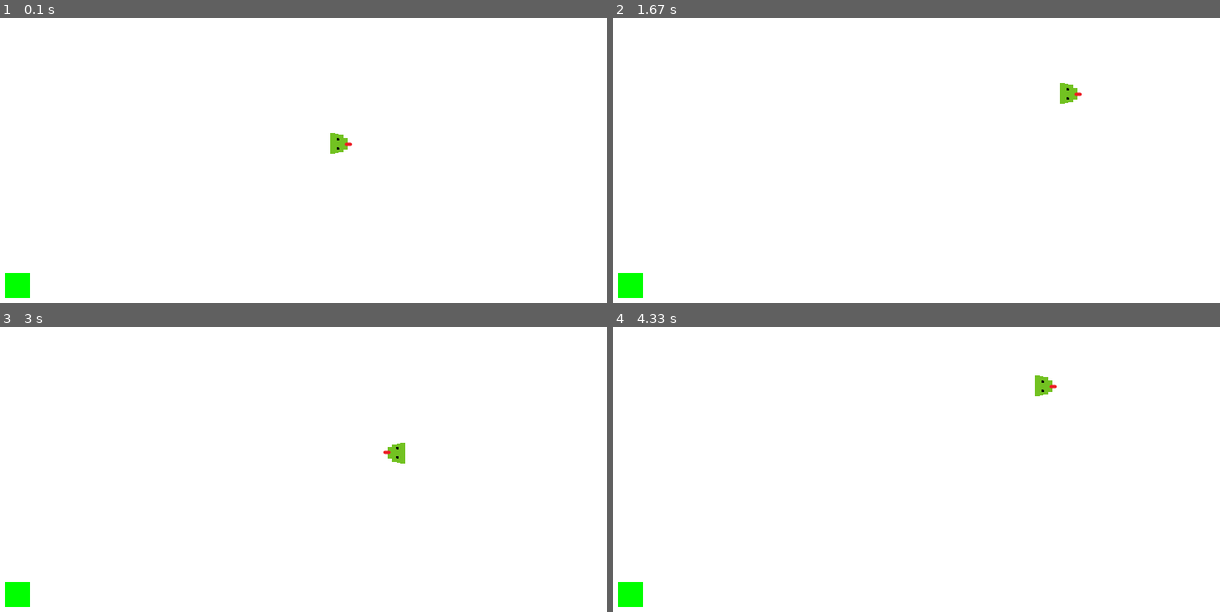
Above: before the commit, frames 1-4 (two rows, left to right).
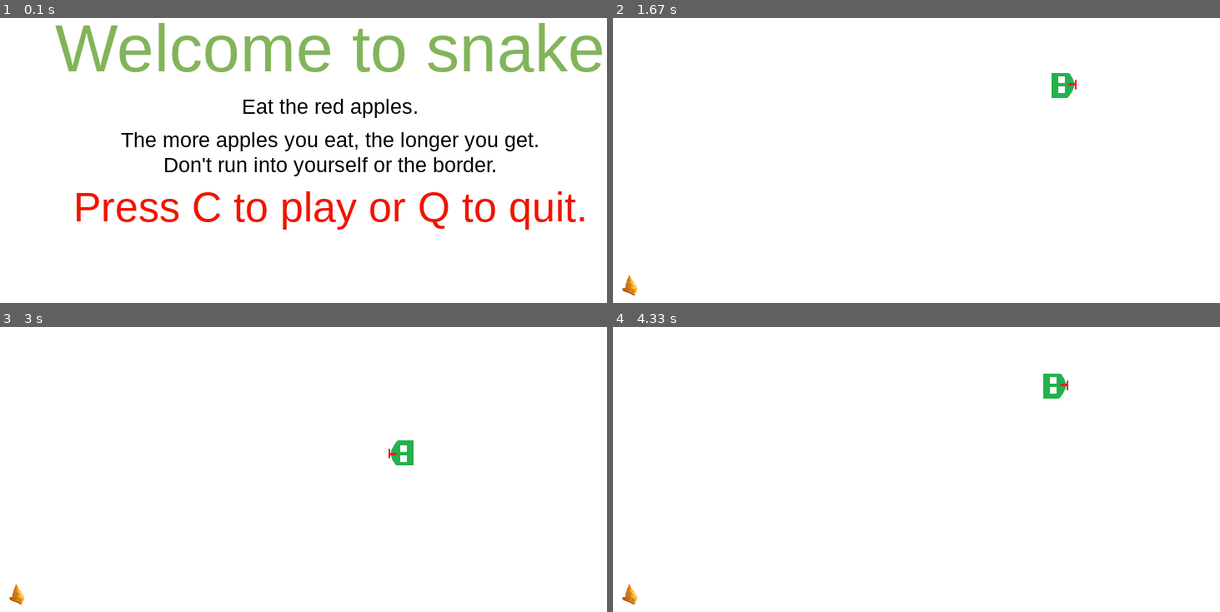
Above: after the commit, the same moments.

Repository: solarconstant/PyGame-Snake
Game: pygame game, started from Intro.py
The game is run twice, just before and just after one commit, with the same random seed, the same clock (stepped at 60 frames per second) and the same inputs.
Inputs:
- Up to frame 1 (0.1 s): no input
- Up to frame 2 (1.67 s): tap C at 0.33 s; hold Right 0.67-1.13 s; hold Up 1.17-1.47 s; hold Right from 1.5 s (still down)
- Up to frame 3 (3 s): release Right at 1.97 s; hold Left 2-2.53 s; hold Down 2.57-2.87 s; hold Left from 2.9 s (still down)
- Up to frame 4 (4.33 s): release Left at 3.3 s; hold Up 3.33-3.7 s; hold Right from 3.73 s (still down)

The runs differ from the first frame. In frame 1, 11% of the frame differs, in the area x 0-100%, y 1-99%; in frame 2, 0.7%; in frame 3, 0.7%; in frame 4, 0.7%.

Commit message:
added start menu and changed apple

Diff:
--- a/Intro.py
+++ b/Intro.py
@@ -16,9 +16,13 @@
 display_height = 600
 
 gameDisplay = pygame.display.set_mode((display_width, display_height))
-pygame.display.set_caption('Slither')
+pygame.display.set_caption('Snake')
+
+icon = pygame.image.load('samosa.png')
+pygame.display.set_icon(icon)
 
 img = pygame.image.load('head.png')
+samosa = pygame.image.load('samosa.png')
 clock = pygame.time.Clock()
 block_size = 30
 FPS = 20
@@ -27,6 +31,43 @@
 smallfont = pygame.font.SysFont('helvetica', 25)
 medfont = pygame.font.SysFont('helvetica', 50)
 largefont = pygame.font.SysFont('helvetica', 80)
+
+def game_intro():
+	intro = True
+	while intro:
+
+		for event in pygame.event.get():
+			if event.type == pygame.QUIT:
+				pygame.quit()
+				quit()
+
+			if event.type == pygame.KEYDOWN:
+				if event.key == pygame.K_q:
+					pygame.quit()
+					quit()
+				elif event.key == pygame.K_c:
+					intro = False
+
+		gameDisplay.fill(color)
+		message_to_screen('Welcome to snake',
+							(130, 180, 90),
+							-100,
+							size = 'large')
+		message_to_screen('Eat the red apples.',
+							(0, 0, 0),
+							-30)
+		message_to_screen('The more apples you eat, the longer you get.',
+							(0, 0, 0),
+							10)
+		message_to_screen('Don\'t run into yourself or the border.',
+							(0, 0, 0),
+							40)
+		message_to_screen('Press C to play or Q to quit.',
+							(240, 20, 0),
+							90,
+							size = 'medium')
+		pygame.display.update()
+		clock.tick(30)
 
 def snake(block_size, snake_list):
 	if direction == 'right':
@@ -40,7 +81,7 @@
 
 	gameDisplay.blit(head, (snake_list[-1][0], snake_list[-1][1]))
 
-	for XnY in snake_list[:-1]:
+	for XnY in snake_list[:-3]:
 		pygame.draw.rect(gameDisplay, (114, 194, 33), [XnY[0], XnY[1], block_size, block_size])
 
 def text_objects(text, color, size):
@@ -115,8 +156,8 @@
 		lead_x += lead_x_change
 		lead_y += lead_y_change
 		gameDisplay.fill(color)
-		pygame.draw.rect(gameDisplay, (0, 255, 0), [position_apple_X, position_apple_Y, block_size, block_size])
-
+		#pygame.draw.rect(gameDisplay, (0, 255, 0), [position_apple_X, position_apple_Y, block_size, block_size])
+		gameDisplay.blit(samosa, (position_apple_X, position_apple_Y))
 		snake_head = []
 		snake_head.append(lead_x)
 		snake_head.append(lead_y)
@@ -139,11 +180,12 @@
 
 		if lead_x >= position_apple_X and lead_x <= position_apple_X + block_size or lead_x + block_size >= position_apple_X and lead_x + block_size <= position_apple_X + block_size:
 			if lead_y >= position_apple_Y and lead_y <= position_apple_Y + block_size or lead_y + block_size >= position_apple_Y and lead_y + block_size <= position_apple_Y + block_size:
-				snake_length += 2
+				snake_length += 3
 				position_apple_X = round(random.randrange(0, display_width - block_size))
 				position_apple_Y = round(random.randrange(0, display_height - block_size))
 		clock.tick(FPS)
 	pygame.quit()
 	quit()
 
+game_intro()
 gameloop()
Binary file changed: head.png
Binary file added: samosa.png
